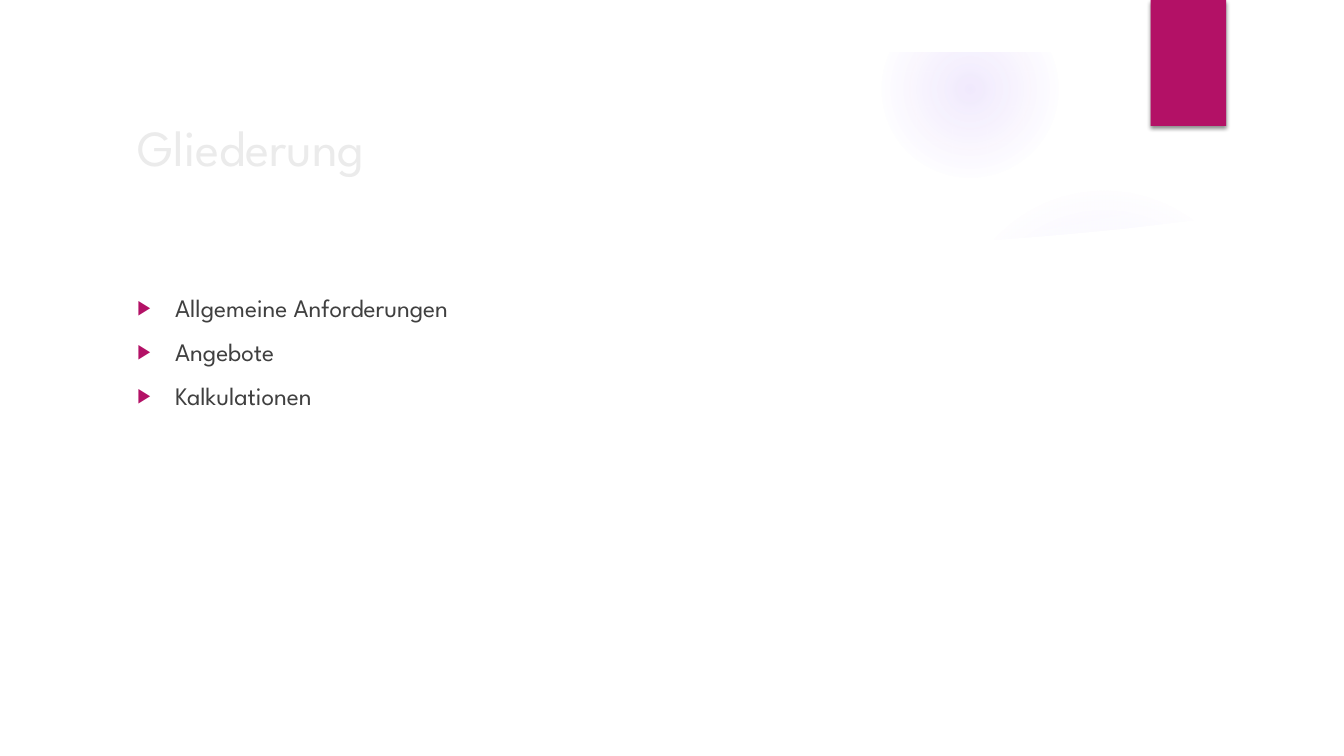
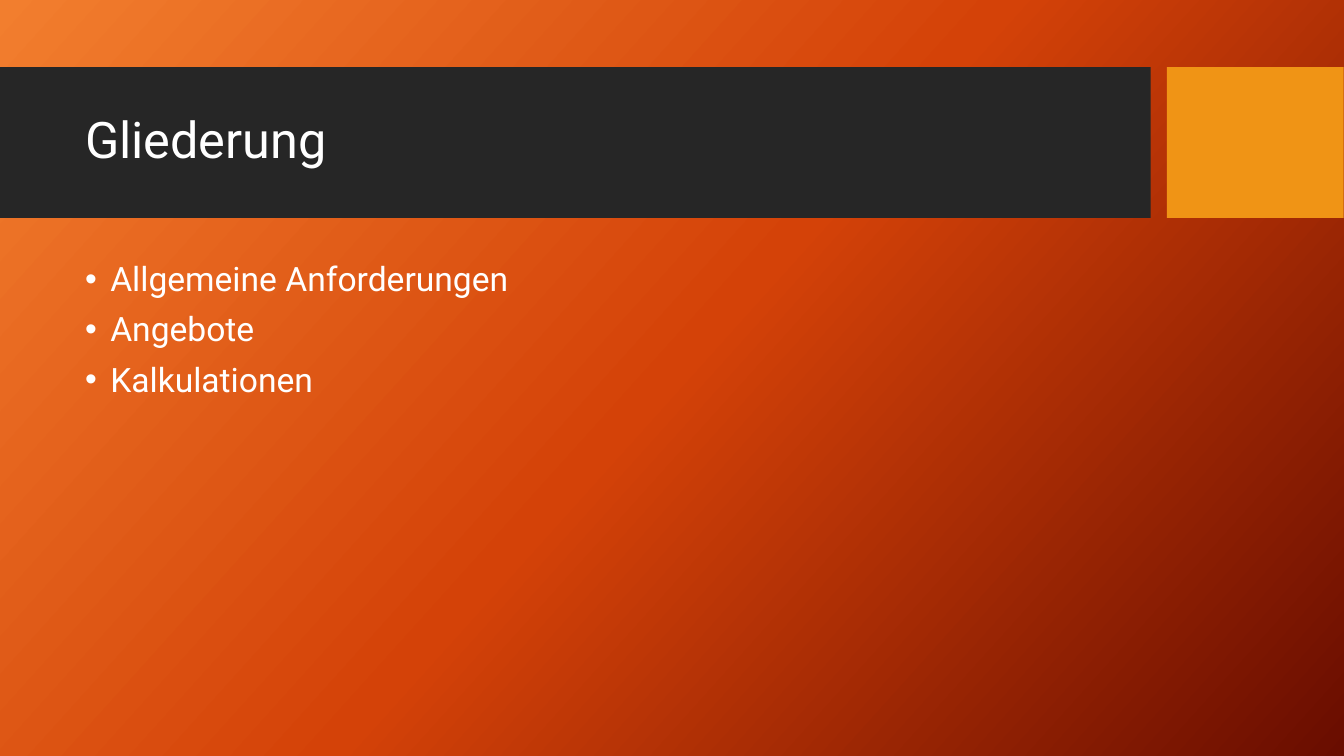
Before and after one commit to HaJaReDeluxe/mintBerryCrunchGames, a slide deck: slide 2 of Angebot für mintBerryCrunchGames GmbH.pptx. Drawn at 1344x756 pixels with LibreOffice and Linux fonts; fonts in the diff are those of the drawing; background and template pictures are left out. Boxes give left, top, right and bottom in pixels: in the first picture for what was removed or moved away, otherwise in the second. Text is boxed around its words. In the diff, an @@ line names an element or a change of style, - is before the commit and + after.

Commit message:
Neues Layout

```diff
--- a/Angebot für mintBerryCrunchGames GmbH.pptx
+++ b/Angebot für mintBerryCrunchGames GmbH.pptx
@@ group removed at (x1=0, y1=0, x2=1344, y2=756): 5 ellipses, 3 freeform shapes @@
@@ rectangle removed at (x1=1150, y1=0, x2=1226, y2=126) @@
@@ rectangle added at (x1=0, y1=68, x2=1150, y2=219), fill #262626 @@
@@ title "Gliederung" moved from (x1=127, y1=107, x2=1093, y2=185) to (x1=85, y1=120, x2=327, y2=169) @@
@@ title "Gliederung" at (x1=85, y1=120, x2=327, y2=169): font League Spartan to Roboto, text colour #EBEBEB to #FFFFFF; line spacing 1 to 0.9 @@
@@ rectangle added at (x1=1167, y1=68, x2=1343, y2=219), fill #F09415 @@
@@ text "Allgemeine Anforderungen" moved from (x1=175, y1=299, x2=448, y2=406) to (x1=110, y1=265, x2=508, y2=393) @@
@@ text "Allgemeine Anforderungen" at (x1=110, y1=265, x2=508, y2=393): size 18 to 24 pt, font League Spartan to Roboto, text colour #404040 to #FFFFFF; bullet ▶ to •; line spacing 1 to 0.9 @@
```
Also in this commit, not shown: 3 other slides changed, 4 slides added, 8 slides removed.
